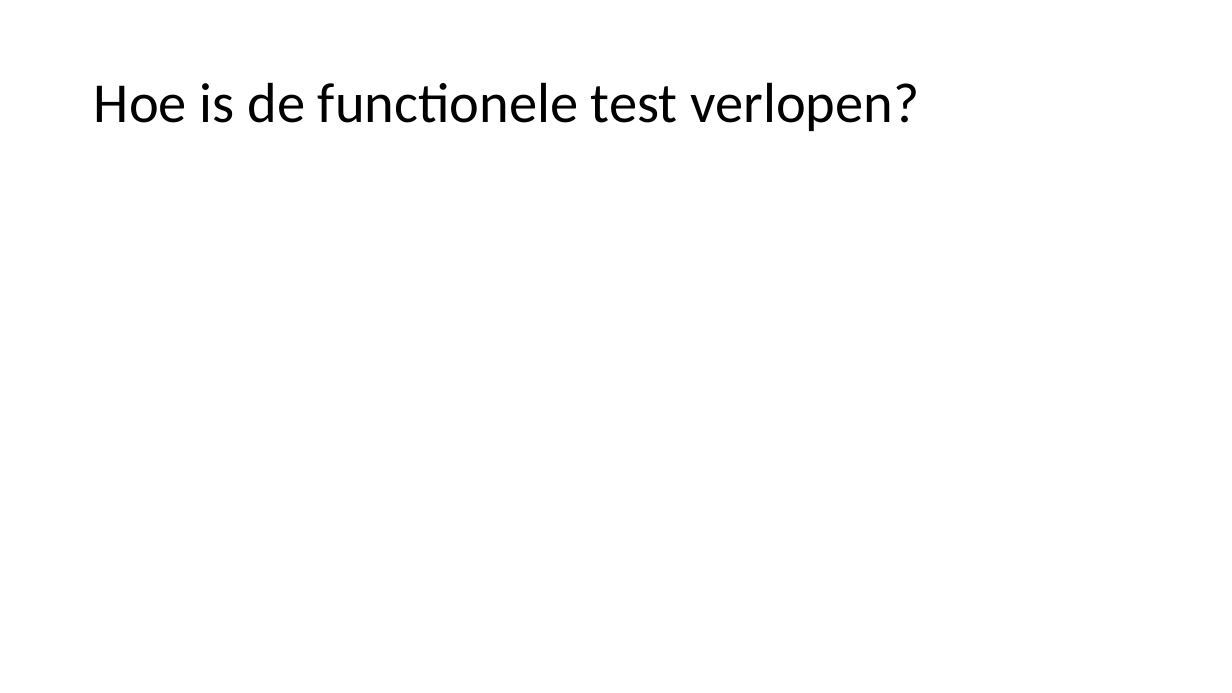
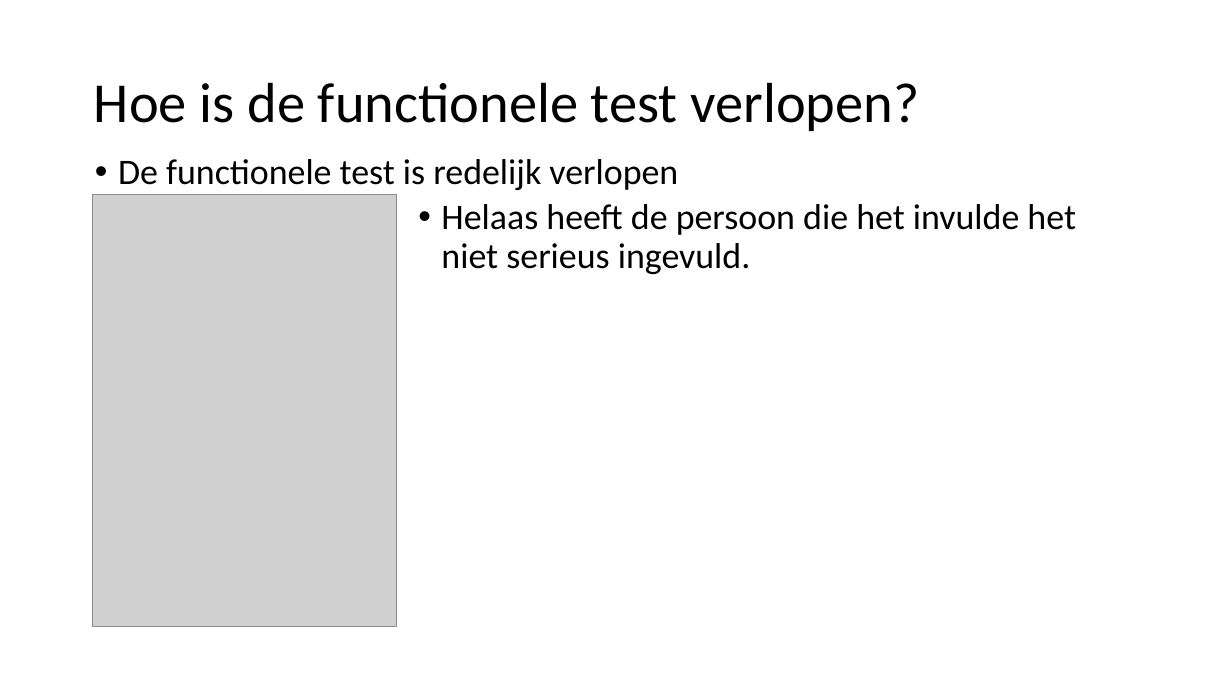
Before and after one commit to DeGokkers/De_Gokker, a slide deck: slide 7 of Project Files - Documentatie/Presentatie.pptx. Drawn at 1232x693 pixels with LibreOffice and Linux fonts; fonts in the diff are those of the drawing; grey boxes stand for pictures. Boxes give left, top, right and bottom in pixels: in the first picture for what was removed or moved away, otherwise in the second. Text is boxed around its words. In the diff, an @@ line names an element or a change of style, - is before the commit and + after.

```diff
--- a/Project Files - Documentatie/Presentatie.pptx
+++ b/Project Files - Documentatie/Presentatie.pptx
@@ text added at (x1=118, y1=159, x2=1076, y2=274), 28 pt, text #000000 @@
+• De functionele test is redelijk verlopen
+              • Helaas heeft de persoon die het invulde het niet serieus ingevuld.
@@ picture added at (x1=92, y1=194, x2=397, y2=627) @@
```
Also in this commit, not shown: 2 other slides changed.
